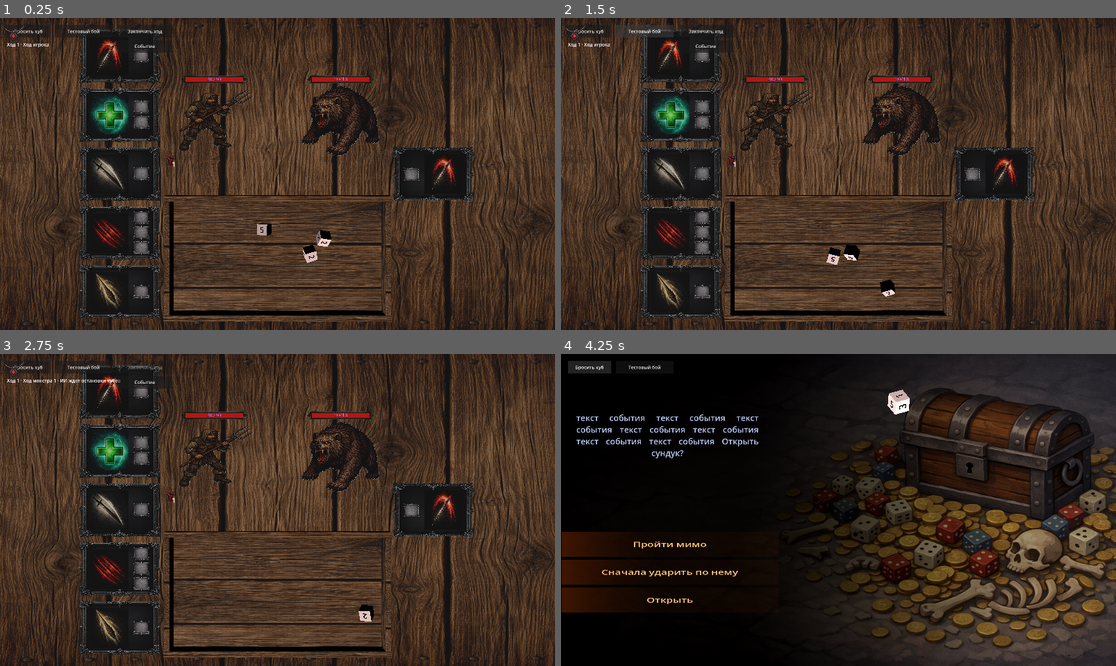
Above: before the commit, frames 1-4 (two rows, left to right).
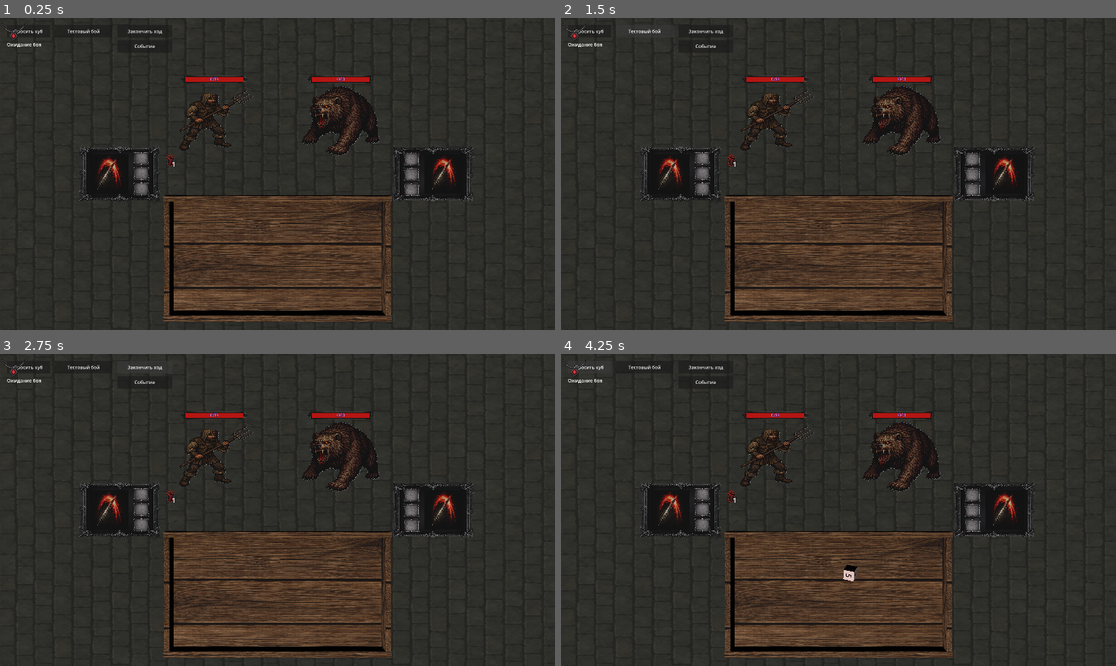
Above: after the commit, the same moments.

Repository: olegbogai-web/dicegame
Game: Godot game, scene res://scenes/new_battle_table.tscn
The game is run twice, just before and just after one commit, with the same random seed, the same clock (stepped at 60 frames per second) and the same inputs. This scene is started directly instead of the project's main scene.
Inputs:
- Up to frame 1 (0.25 s): no input
- Up to frame 2 (1.5 s): click "Бросить куб" at 0.5 s; click "Тестовый бой" at 1.25 s
- Up to frame 3 (2.75 s): click "Закончить ход" at 2 s
- Up to frame 4 (4.25 s): click "Событие" at 2.75 s; click "Бросить куб" at 3.5 s

The runs differ from the first frame. In frame 1, 42% of the frame differs, in the area x 0-100%, y 0-100%; in frame 2, 42%; in frame 3, 42%; in frame 4, 74%.
Error after the commit: Parse Error: Cannot infer the type of "active_statuses" variable because the value doesn't have a set type. (res://scenes/battle_table.gd:467)

Commit message:
Render active status icons and stacks under combatants

Diff:
--- a/scenes/battle_table.gd
+++ b/scenes/battle_table.gd
@@ -27,6 +27,9 @@
 const POST_BATTLE_REWARD_DICE_SIZE_MULTIPLIER := Vector3(4.0, 4.0, 4.0)
 const POST_BATTLE_REWARD_DICE_THROW_HEIGHT_MULTIPLIER := 1.0
 const POST_BATTLE_REWARD_DICE_DELAY_SECONDS := 1.0
+const STATUS_TEMPLATE_PATH := ^"state"
+const STATUS_RUNTIME_NODE_PREFIX := "state_runtime_"
+const STATUS_ICON_SPACING_X := 0.18
 
 @onready var _camera: Camera3D = $battle_camera
 @onready var _board: BoardController = $board
@@ -139,12 +142,14 @@
 func _apply_player_sprite() -> void:
 	var player_view := battle_room_data.player_view
 	_player_sprite.visible = player_view != null and player_view.sprite != null
+	_set_status_template_visible(false)
 	if not _player_sprite.visible:
 		return
 	_apply_texture_to_mesh(_player_sprite, player_view.sprite)
 	_player_sprite.transform = Transform3D(Basis.from_scale(player_view.base_scale), BattleRoomScript.PLAYER_SPRITE_POSITION)
 	_apply_health_bar(_player_sprite, battle_room_data.get_player_health_ratio())
 	_apply_health_text(_player_sprite, battle_room_data.get_player_health_values(), ^"HP_frame/HP_text_player")
+	_apply_statuses_to_sprite(_player_sprite, {"side": &"player"})
 
 
 func _apply_monster_sprites() -> void:
@@ -170,6 +175,7 @@
 		)
 		_apply_health_bar(target_sprite, battle_room_data.get_monster_health_ratio(index))
 		_apply_monster_health_text(target_sprite, battle_room_data.get_monster_health_values(index))
+		_apply_statuses_to_sprite(target_sprite, {"side": &"enemy", "index": index})
 		_monster_sprite_states.append({
 			"sprite": target_sprite,
 			"index": index,
@@ -383,6 +389,19 @@
 		_animate_health_bar(sprite, battle_room_data.get_monster_health_ratio(monster_index), delta)
 
 
+func _refresh_status_visuals() -> void:
+	if battle_room_data == null:
+		return
+	if _player_sprite != null and _player_sprite.visible:
+		_apply_statuses_to_sprite(_player_sprite, {"side": &"player"})
+	for monster_state in _monster_sprite_states:
+		var sprite := monster_state.get("sprite") as MeshInstance3D
+		var monster_index := int(monster_state.get("index", -1))
+		if sprite == null or monster_index < 0 or not sprite.visible:
+			continue
+		_apply_statuses_to_sprite(sprite, {"side": &"enemy", "index": monster_index})
+
+
 func _apply_monster_health_text(combatant_sprite: MeshInstance3D, health_values: Vector2i) -> void:
 	_apply_health_text(combatant_sprite, health_values, ^"HP_frame_monster/HP_text_monster")
 
@@ -413,6 +432,66 @@
 	mesh_instance.material_override = material
 
 
+func _set_status_template_visible(is_visible: bool) -> void:
+	var template := _get_status_template()
+	if template != null:
+		template.visible = is_visible
+
+
+func _get_status_template() -> MeshInstance3D:
+	if _player_sprite == null:
+		return null
+	return _player_sprite.get_node_or_null(STATUS_TEMPLATE_PATH) as MeshInstance3D
+
+
+func _clear_runtime_status_visuals(combatant_sprite: MeshInstance3D) -> void:
+	if combatant_sprite == null:
+		return
+	for child in combatant_sprite.get_children():
+		if child is MeshInstance3D and String(child.name).begins_with(STATUS_RUNTIME_NODE_PREFIX):
+			child.queue_free()
+
+
+func _apply_statuses_to_sprite(combatant_sprite: MeshInstance3D, descriptor: Dictionary) -> void:
+	_clear_runtime_status_visuals(combatant_sprite)
+	if battle_room_data == null or combatant_sprite == null:
+		return
+
+	var template := _get_status_template()
+	if template == null:
+		return
+
+	var status_container = battle_room_data.get_status_container_for_descriptor(descriptor)
+	if status_container == null:
+		return
+	var active_statuses := status_container.get_active_statuses()
+	if active_statuses.is_empty():
+		return
+	active_statuses.sort_custom(func(a, b) -> bool:
+		if a == null or b == null:
+			return false
+		return String(a.get_status_id()) < String(b.get_status_id())
+	)
+
+	var base_origin := template.transform.origin
+	var base_basis := template.transform.basis
+	for index in active_statuses.size():
+		var status_instance = active_statuses[index]
+		if status_instance == null or status_instance.definition == null:
+			continue
+		var status_node := template.duplicate() as MeshInstance3D
+		status_node.name = "%s%d" % [STATUS_RUNTIME_NODE_PREFIX, index]
+		status_node.visible = true
+		var icon_origin := base_origin + Vector3(STATUS_ICON_SPACING_X * index, 0.0, 0.0)
+		status_node.transform = Transform3D(base_basis, icon_origin)
+		combatant_sprite.add_child(status_node)
+		if status_instance.definition.asset != null:
+			_apply_texture_to_mesh(status_node, status_instance.definition.asset)
+		var stacks_label := status_node.get_node_or_null(^"state_stacks") as Label3D
+		if stacks_label != null:
+			stacks_label.text = str(maxi(status_instance.stacks, 0))
+
+
 func _build_centered_offsets(count: int, spacing: float) -> Array[float]:
 	var offsets: Array[float] = []
 	if count <= 0:
@@ -426,6 +505,7 @@
 func _physics_process(delta: float) -> void:
 	_refresh_player_ability_snap_state()
 	_update_health_bars(delta)
+	_refresh_status_visuals()
 	_update_turn_ui()
 	if not _selected_ability_state.is_empty() and not _activation_in_progress:
 		if not _is_ability_state_ready(_selected_ability_state):
